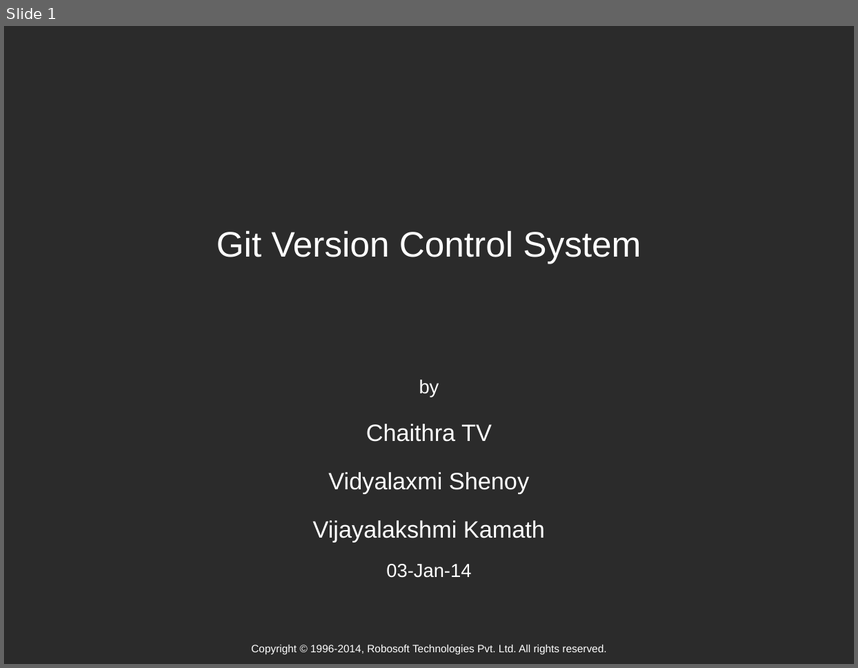
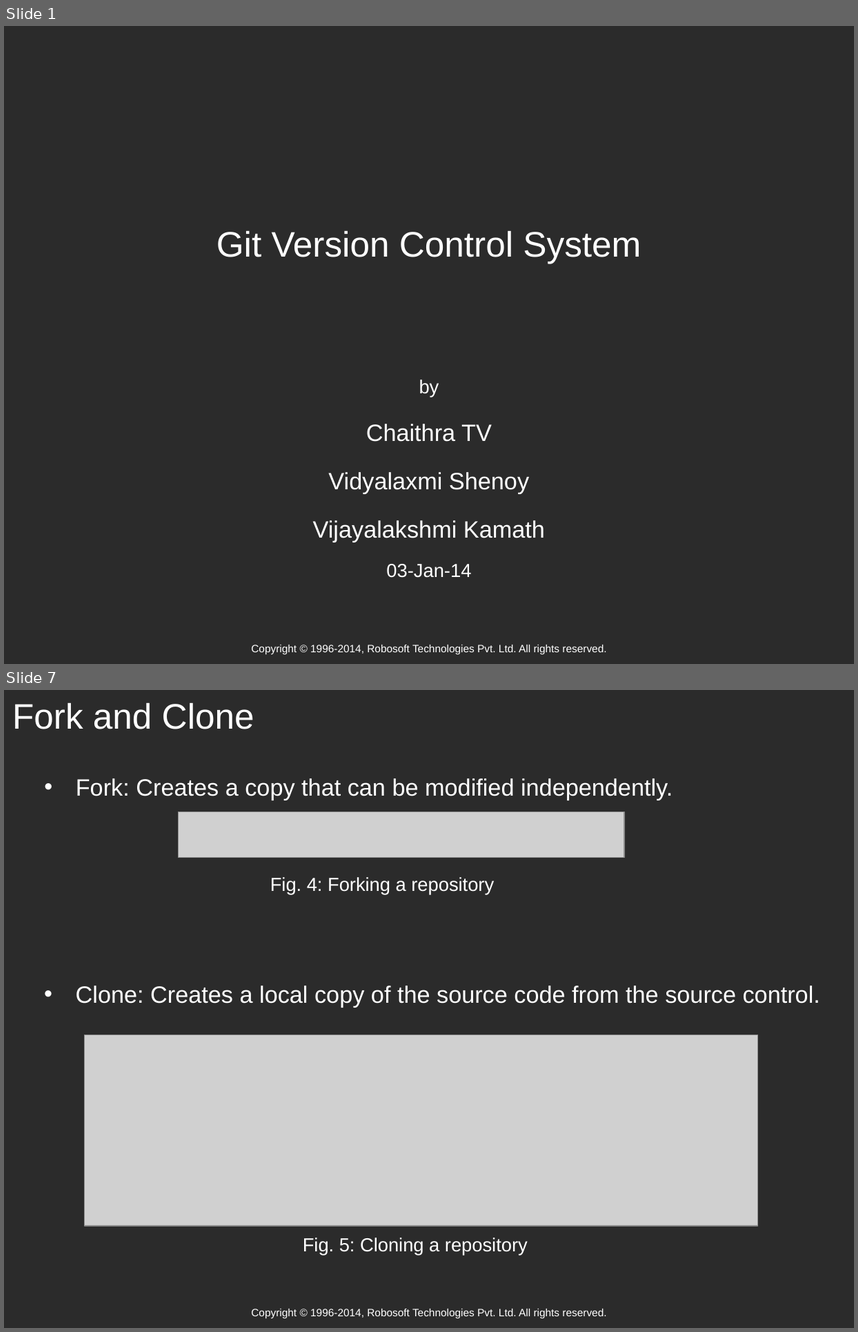
Before and after one commit to testrepository/GithubPresentationTest, a slide deck: Subject (Limited).ppt. Shown one above the other, each under a label of ours: slide 1 before the commit, slides 1 and 7 after it; the slides between them are not shown. The pictures are 858x668 and 858x1332 pixels, drawn with LibreOffice and Linux fonts; fonts in the diff are those of the drawing; grey boxes stand for pictures; background and template pictures are left out; a plain dark background stands for a picture behind light text. Boxes give left, top, right and bottom in pixels: in the first picture for what was removed or moved away, otherwise in the second. Text is boxed around its words. In the diff, an @@ line names an element or a change of style, - is before the commit and + after.

Commit message:
Added slides 5-8

```diff
--- a/Subject (Limited).ppt
+++ b/Subject (Limited).ppt
@@ slide 7 added at (x1=4, y1=690, x2=854, y2=1328), background picture (left out); not listed: 1 template element that a slide beside it also shows @@
@@ title added at (x1=12, y1=703, x2=254, y2=729), 30 pt, text #FFFFFF @@
+Fork and Clone
@@ text added at (x1=76, y1=778, x2=673, y2=800), 20 pt, text #FFFFFF @@
+• Fork: Creates a copy that can be modified independently.
@@ picture added at (x1=179, y1=812, x2=624, y2=858) @@
@@ text added at (x1=270, y1=877, x2=494, y2=894), 16 pt, text #FFFFFF @@
+Fig. 4: Forking a repository
@@ text added at (x1=76, y1=985, x2=820, y2=1007), 20 pt, text #FFFFFF @@
+• Clone: Creates a local copy of the source code from the source control.
@@ picture added at (x1=84, y1=1035, x2=758, y2=1225) @@
@@ text added at (x1=303, y1=1237, x2=528, y2=1254), 16 pt, text #FFFFFF @@
+Fig. 5: Cloning a repository
```
Also in this commit, not shown: 3 other slides added, 1 other file.
